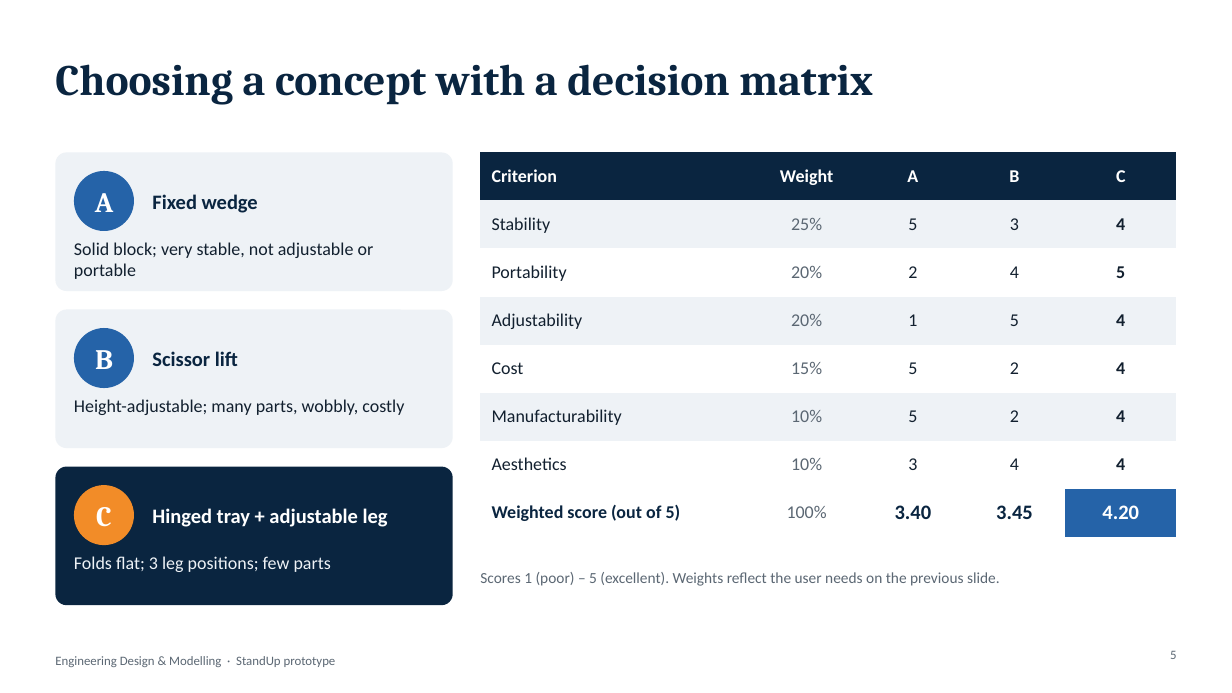
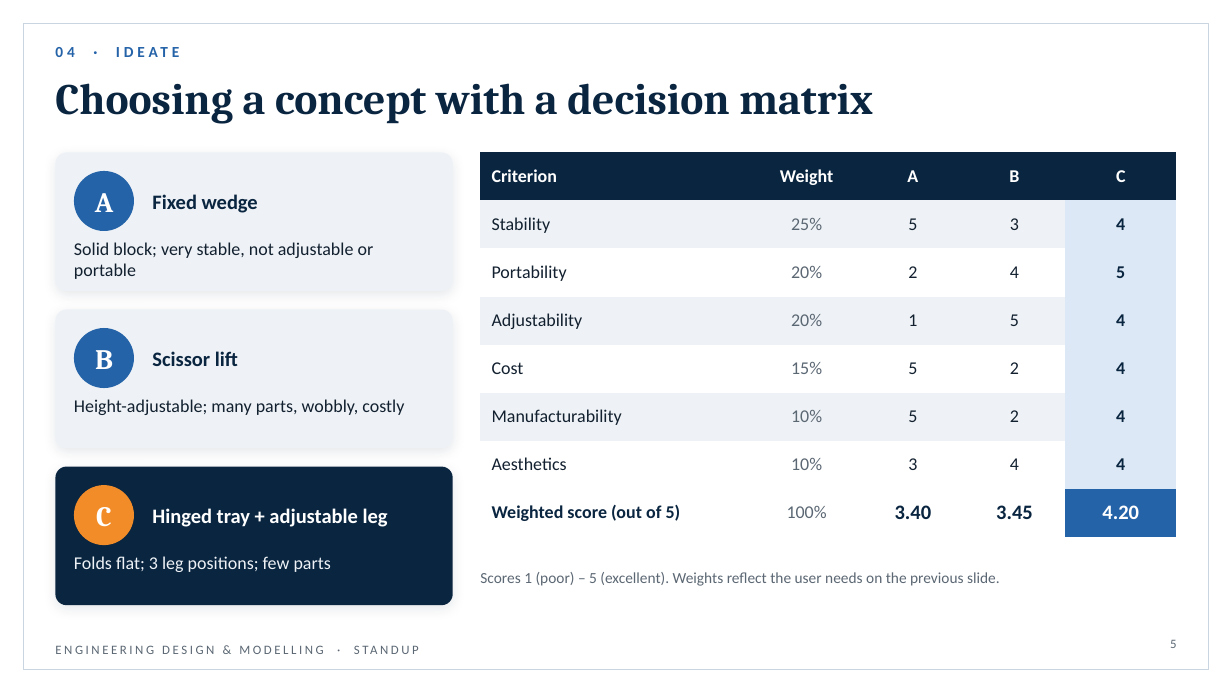
Before and after one commit to shrestha-droid/borepro, a slide deck: slide 5 of EngDesign_Prototype_Showcase.pptx. Drawn at 1232x693 pixels with LibreOffice and Linux fonts; fonts in the diff are those of the drawing. Boxes give left, top, right and bottom in pixels: in the first picture for what was removed or moved away, otherwise in the second. Text is boxed around its words. In the diff, an @@ line names an element or a change of style, - is before the commit and + after.

```diff
--- a/EngDesign_Prototype_Showcase.pptx
+++ b/EngDesign_Prototype_Showcase.pptx
@@ rectangle added at (23, 23, 1209, 670), outline #C9D5E1 0.75 pt @@
@@ text added at (55, 47, 74, 57), 12 pt, text #2563A8, bold @@
+04 · IDEATE
@@ title "Choosing a concept with a ...": place and size @@
-title "Choosing a concept with a ..." at (55, 64, 873, 105)
+title "Choosing a concept with a ..." at (55, 83, 873, 124)
@@ table at (481, 152, 1177, 525) @@
@@ fill #EEF2F6 to #DCE8F5 in 3 cells @@
@@ fill #FFFFFF to #DCE8F5 in 3 cells @@
@@ text colour #12202F to #0A2540 in "4", "5", "4", "4" and 2 more places @@
@@ shadow on in 3 elements at (55, 152, 453, 291), (55, 310, 453, 448), (55, 467, 453, 605) @@
@@ text at (55, 645, 323, 654): text changed @@
-Engineering Design & Modelling · StandUp prototype
+ENGINEERING DESIGN & MODELLING · STANDUP
@@ page number: place and size @@
-page number at (1170, 651, 1176, 659)
+page number at (1170, 640, 1176, 648)
```
Also in this commit, not shown: 13 other slides changed.
